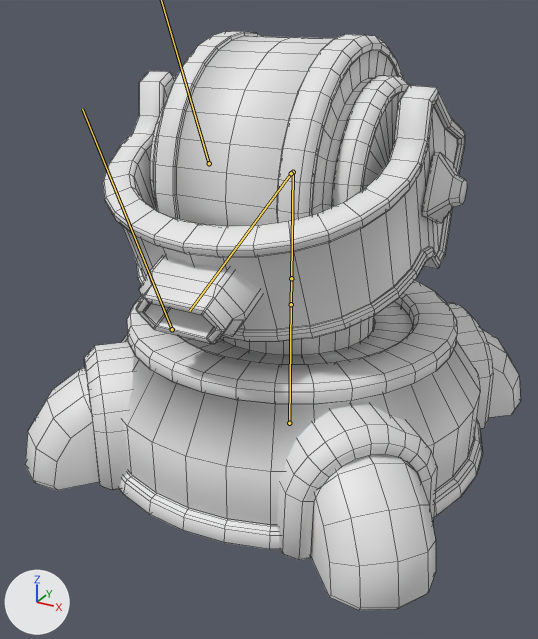
An edit to the FBX model Assets/Towers/Basic Tower/Models/BlastTower_Level1.fbx, drawn before and after from the same camera.
One viewpoint serves both versions: a 50 mm camera at (0.71, -1.397, 0.963) aimed at (-0.015, -0.078, 0.303). Lighting does not change. The marker at lower left points along +X, +Y and +Z. Both versions are drawn at frame 5 of the action 'Armature|Select'; the numbers are the values there. The bones that bend it are drawn over the model as lines. Mesh edges are drawn as thin lines.

Objects in the first picture: 'Blast Level 1'.
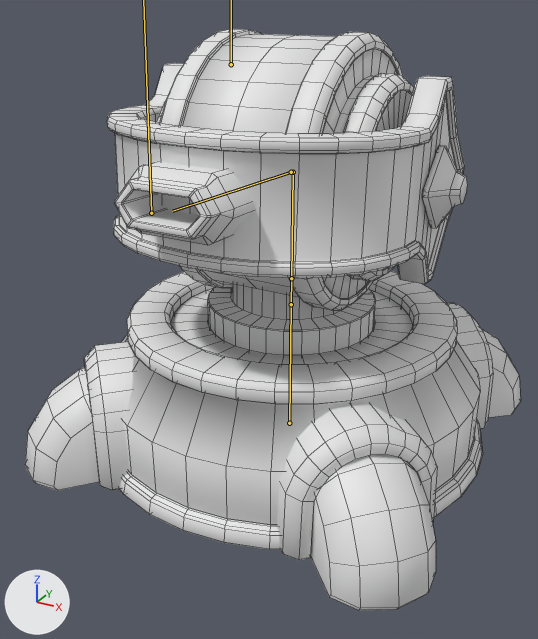
Changed parts and their boxes [x1, y1, x2, y2] in the pictures (538 x 639 px):
'Blast Level 1', posed: before [25, 31, 521, 610]; after [25, 29, 521, 610]
bone 'Bone_TurretCenter', root to tip: before (293, 172) to (291, 174); after (293, 172) to (290, 172)

The change in detail:
Bone 'Bone_TurretCenter' (bone_bone_turretcenter) turns from (23, 0, 0) to (-2, 0, 0) degrees about its own x, y and z.
